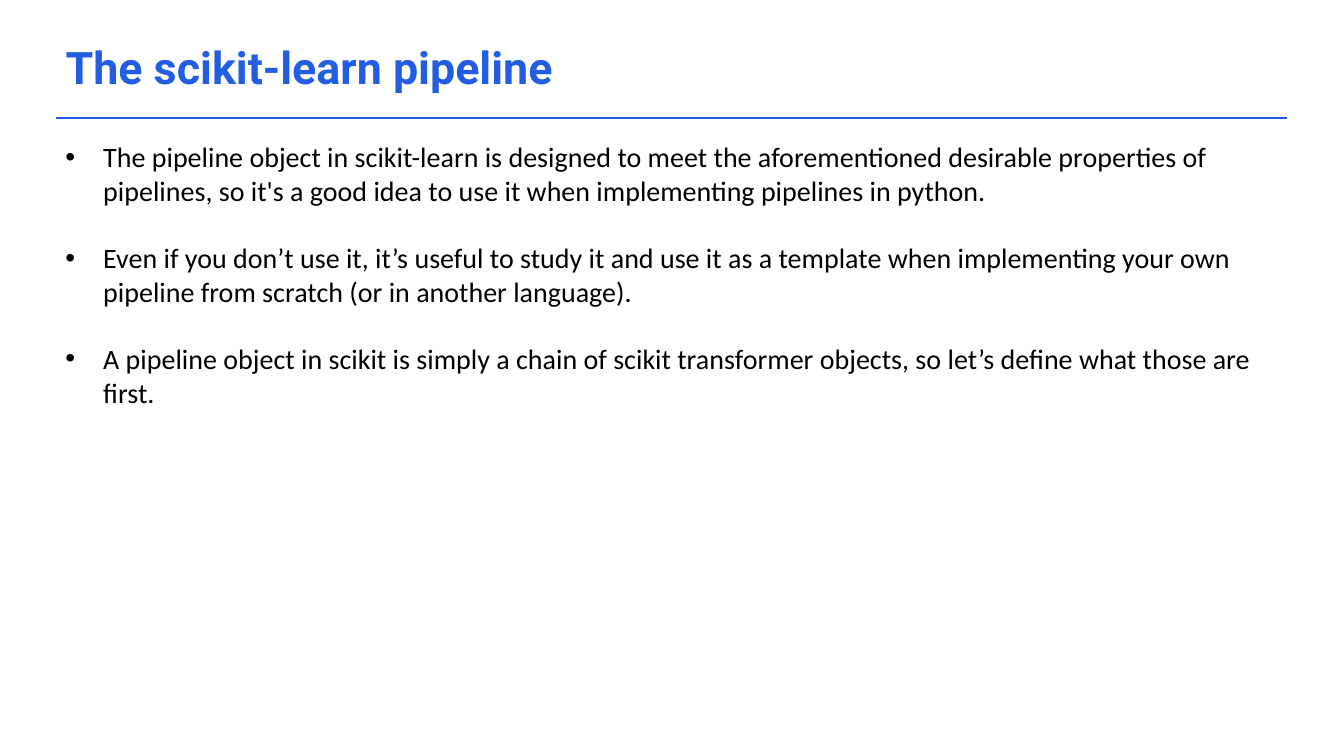
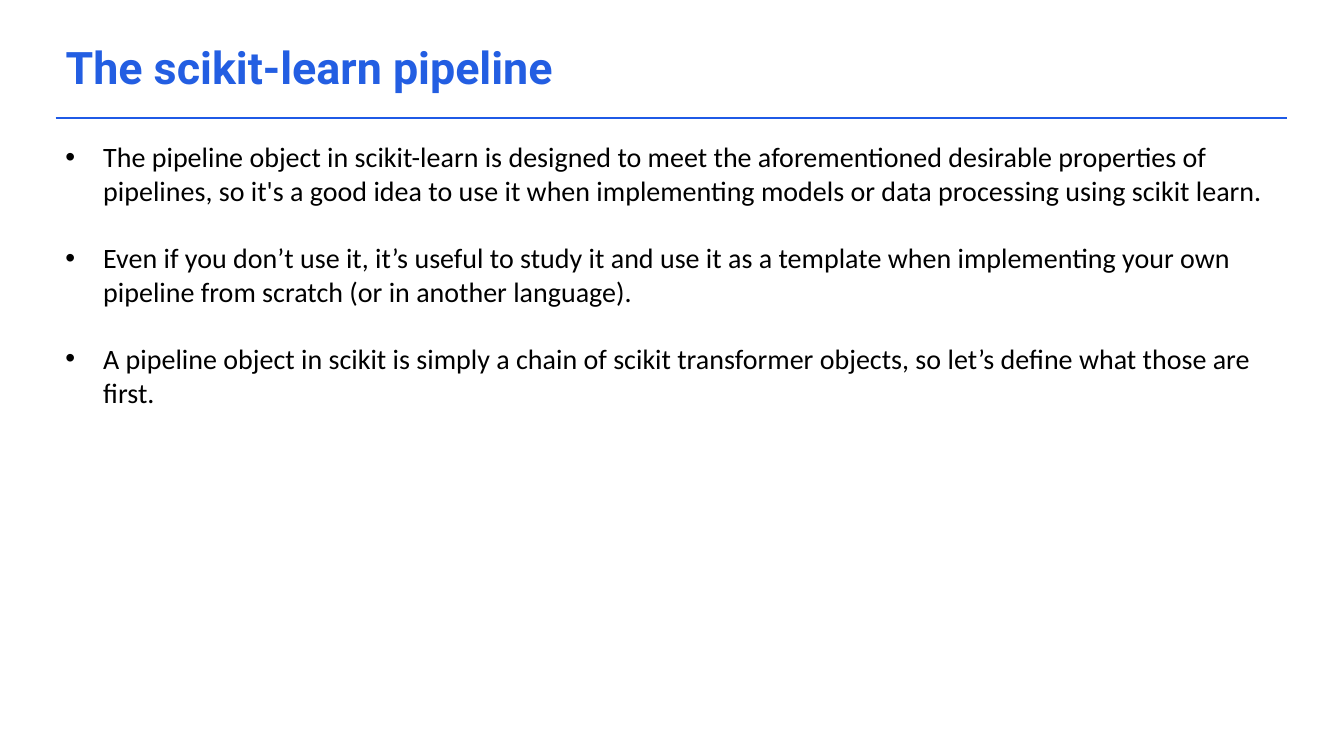
Before and after one commit to acceleratescience/data-school-Autumn23, a slide deck: slide 2 of Lecture notes/3_Transformations.pptx. Drawn at 1344x756 pixels with LibreOffice and Linux fonts; fonts in the diff are those of the drawing; background and template pictures are left out. Boxes give left, top, right and bottom in pixels: in the first picture for what was removed or moved away, otherwise in the second. Text is boxed around its words. In the diff, an @@ line names an element or a change of style, - is before the commit and + after.

```diff
--- a/Lecture notes/3_Transformations.pptx
+++ b/Lecture notes/3_Transformations.pptx
@@ text at [103,147,1261,206]: text changed @@
-• The pipeline object in scikit-learn is designed to meet the aforementioned desirable properties of pipelines, so it's a good idea to use it when implementing pipelines in python.
+• The pipeline object in scikit-learn is designed to meet the aforementioned desirable properties of pipelines, so it's a good idea to use it when implementing models or data processing using scikit learn.
```
Also in this commit, not shown: 4 other slides changed, 2 slides added, 1 slide removed, 3 other files.
